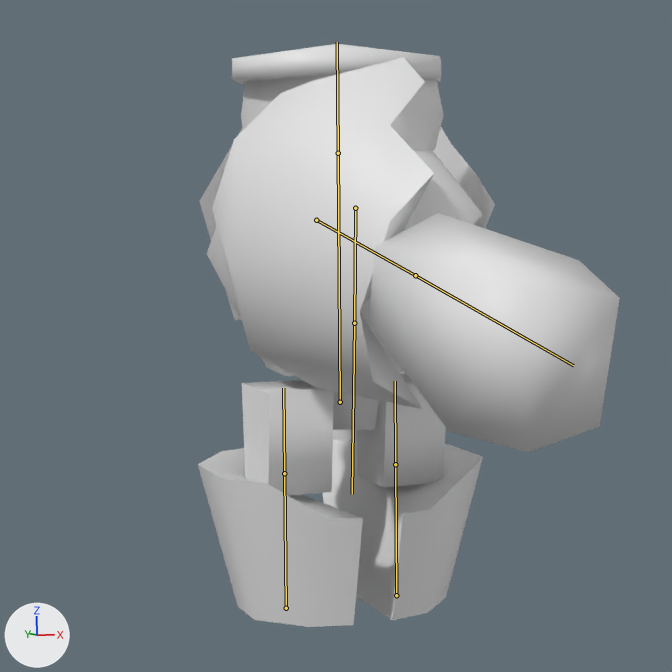
Two versions of the Blender file assets/meshes/enemies/golem.blend, one commit apart.
Before and after are seen from the file's camera 'Camera'. Every picture has the same lights, and +X, +Y and +Z are marked at lower left. The picture after the commit comes second. Both versions are drawn at frame 17 of the action 'punch'; the numbers are the values there. The bones that bend it are drawn over the model as lines.

In view in the first picture: 'golem'.
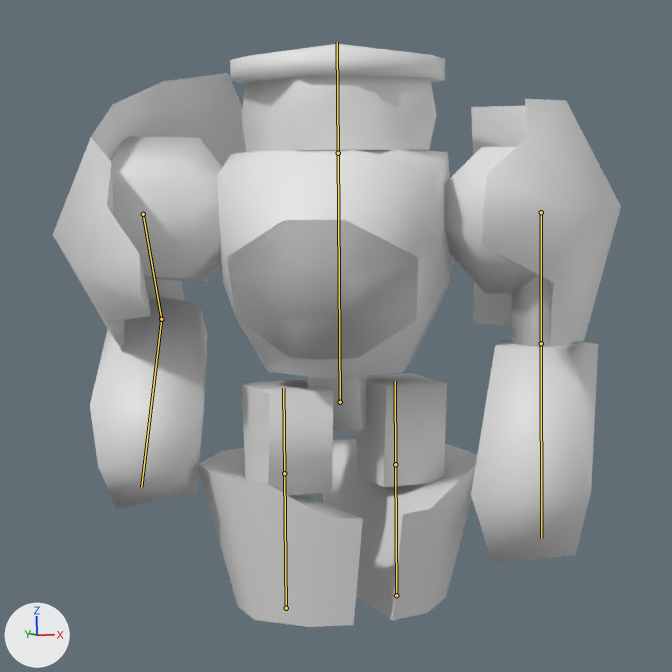
What differs and where, as boxes [x1, y1, x2, y2] in the pictures (672 x 672 px):
'golem', posed (35% wider)
    before: [198, 44, 620, 627]
    after: [53, 44, 621, 627]
bone 'upperarm_L', root to tip
    before: (355, 208) to (354, 323)
    after: (541, 212) to (541, 343)
bone 'upperarm_R', root to tip
    before: (316, 220) to (415, 275)
    after: (143, 214) to (161, 319)
bone 'lowerarm_R', root to tip
    before: (415, 275) to (573, 365)
    after: (161, 319) to (141, 487)

The change in detail:
Bone 'torso' (bone_torso) turns from (0, 63, 0) to (0, -30, 0) degrees about its own x, y and z.
Bone 'head' (bone_head) turns from (0, -53, 0) to (0, 30, 0) degrees about its own x, y and z.
Bone 'upperarm_L' (bone_upperarm_l) turns from (-1, 0, -1) to (0, 0, 0) degrees about its own x, y and z.
Bone 'upperarm_R' (bone_upperarm_r) turns from (65, 39, -9) to (-29, 3, -2) degrees about its own x, y and z.
Bone 'lowerarm_R' (bone_lowerarm_r) turns from (-2, -165, -6) to (65, -8, -4) degrees about its own x, y and z.
